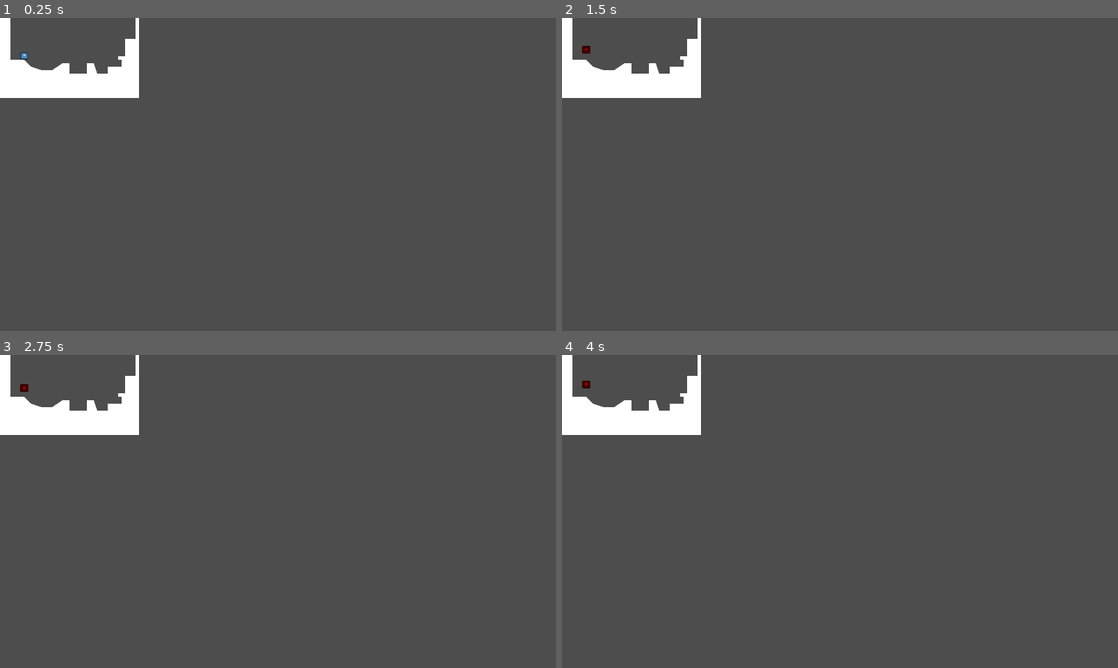
Above: before the commit, frames 1-4 (two rows, left to right).
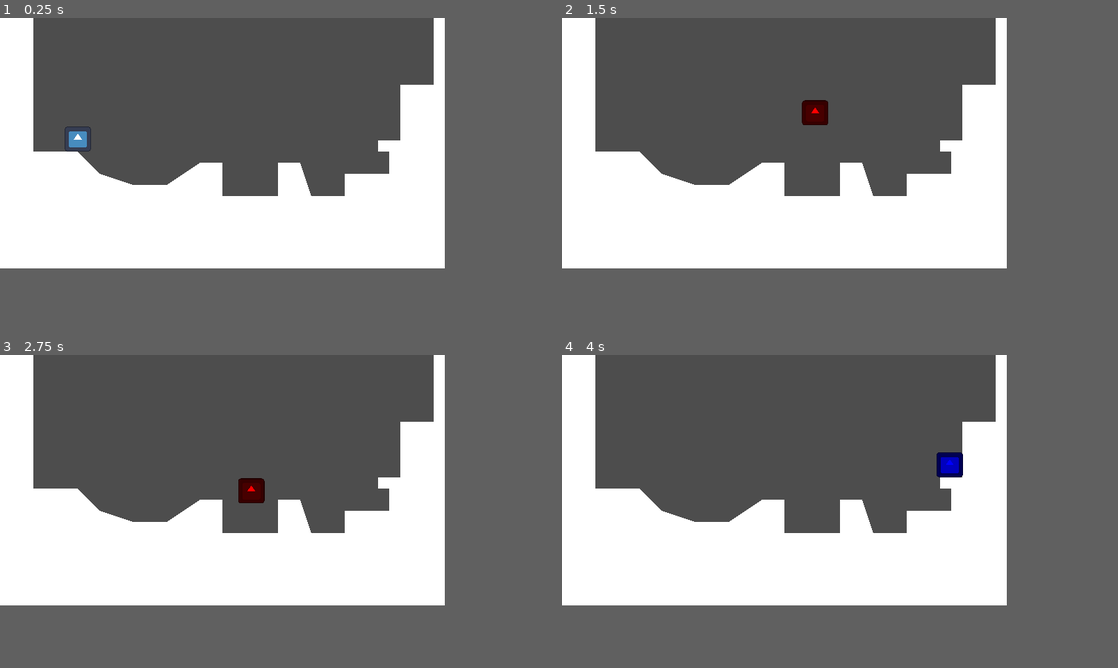
Above: after the commit, the same moments.

Repository: elderaka/internpro
Game: Godot game, scene res://World/test_world.tscn
The game is run twice, just before and just after one commit, with the same random seed, the same clock (stepped at 60 frames per second) and the same inputs. The engine's default icon, where the game draws it, is replaced by a stand-in: a white triangle on a blue panel in a dark square.
Inputs:
- Up to frame 1 (0.25 s): no input
- Up to frame 2 (1.5 s): tap Enter (ui_accept) at 0.5, 0.6 s; hold D (right) from 0.53 s (still down); tap Space (jump, bound only after the commit) at 0.77, 0.8, 1.07, 1.35 s
- Up to frame 3 (2.75 s): tap Space (jump, bound only after the commit) at 1.52, 1.82, 2.3 s; tap Enter (ui_accept) at 1.55, 2.1 s; release D (right) at 2.03 s; hold A (left) from 2.03 s (still down)
- Up to frame 4 (4 s): release A (left) at 2.78 s; hold D (right) from 2.78 s (still down); tap Enter (ui_accept) at 2.85 s; tap Space (jump, bound only after the commit) at 3.02, 3.32, 3.6, 3.77 s
In our replay, the window is 800x450 before the commit and 640x360 after it. These sizes can differ from the game's own. Grey fills any space a smaller window leaves; there, only what the larger window draws over its background counts as a difference.

The runs differ from the first frame. In frame 1, 31% of the frame differs, in the area x 0-80%, y 0-80%; in frame 2, 31%; in frame 3, 31%; in frame 4, 31%.

Commit message:
change keybinding

Diff:
--- a/World/Player/player.gd
+++ b/World/Player/player.gd
@@ -15,7 +15,7 @@
 func _physics_process(delta):
 	apply_gravity(delta)
 	handle_jump()
-	var direction = Input.get_axis("ui_left", "ui_right")
+	var direction = Input.get_axis("left", "right")
 	handle_acceleration(direction, delta)
 	apply_friction(direction, delta)
 	update_sprite(direction)
@@ -31,10 +31,10 @@
 
 func handle_jump():
 	if is_on_floor() or timer.time_left:
-		if Input.is_action_just_pressed("ui_accept"):
+		if Input.is_action_just_pressed("jump"):
 			velocity.y = JUMP_VELOCITY
 	if not is_on_floor():
-		if Input.is_action_just_released("ui_accept") and velocity.y < JUMP_VELOCITY / 2:
+		if Input.is_action_just_released("jump") and velocity.y < JUMP_VELOCITY / 2:
 			velocity.y = JUMP_VELOCITY / 2
 
 func handle_acceleration(direction, delta):
--- a/project.godot
+++ b/project.godot
@@ -21,9 +21,38 @@
 window/size/viewport_height=180
 window/size/window_width_override=1280
 window/size/window_height_override=720
+window/stretch/mode="canvas_items"
 
 [input]
 
+ui_left={
+"deadzone": 0.5,
+"events": [Object(InputEventKey,"resource_local_to_scene":false,"resource_name":"","device":0,"window_id":0,"alt_pressed":false,"shift_pressed":false,"ctrl_pressed":false,"meta_pressed":false,"pressed":false,"keycode":4194319,"physical_keycode":0,"key_label":0,"unicode":4194319,"echo":false,"script":null)
+, Object(InputEventJoypadButton,"resource_local_to_scene":false,"resource_name":"","device":0,"button_index":13,"pressure":0.0,"pressed":false,"script":null)
+, Object(InputEventKey,"resource_local_to_scene":false,"resource_name":"","device":0,"window_id":0,"alt_pressed":false,"shift_pressed":false,"ctrl_pressed":false,"meta_pressed":false,"pressed":false,"keycode":65,"physical_keycode":0,"key_label":0,"unicode":0,"echo":false,"script":null)
+]
+}
+ui_right={
+"deadzone": 0.5,
+"events": [Object(InputEventKey,"resource_local_to_scene":false,"resource_name":"","device":0,"window_id":0,"alt_pressed":false,"shift_pressed":false,"ctrl_pressed":false,"meta_pressed":false,"pressed":false,"keycode":4194321,"physical_keycode":0,"key_label":0,"unicode":4194321,"echo":false,"script":null)
+, Object(InputEventJoypadButton,"resource_local_to_scene":false,"resource_name":"","device":0,"button_index":14,"pressure":0.0,"pressed":false,"script":null)
+, Object(InputEventKey,"resource_local_to_scene":false,"resource_name":"","device":-1,"window_id":0,"alt_pressed":false,"shift_pressed":false,"ctrl_pressed":false,"meta_pressed":false,"pressed":false,"keycode":68,"physical_keycode":0,"key_label":0,"unicode":100,"echo":false,"script":null)
+]
+}
+ui_up={
+"deadzone": 0.5,
+"events": [Object(InputEventKey,"resource_local_to_scene":false,"resource_name":"","device":0,"window_id":0,"alt_pressed":false,"shift_pressed":false,"ctrl_pressed":false,"meta_pressed":false,"pressed":false,"keycode":4194320,"physical_keycode":0,"key_label":0,"unicode":4194320,"echo":false,"script":null)
+, Object(InputEventJoypadButton,"resource_local_to_scene":false,"resource_name":"","device":0,"button_index":11,"pressure":0.0,"pressed":false,"script":null)
+, Object(InputEventKey,"resource_local_to_scene":false,"resource_name":"","device":-1,"window_id":0,"alt_pressed":false,"shift_pressed":false,"ctrl_pressed":false,"meta_pressed":false,"pressed":false,"keycode":87,"physical_keycode":0,"key_label":0,"unicode":119,"echo":false,"script":null)
+]
+}
+ui_down={
+"deadzone": 0.5,
+"events": [Object(InputEventKey,"resource_local_to_scene":false,"resource_name":"","device":0,"window_id":0,"alt_pressed":false,"shift_pressed":false,"ctrl_pressed":false,"meta_pressed":false,"pressed":false,"keycode":4194322,"physical_keycode":0,"key_label":0,"unicode":4194322,"echo":false,"script":null)
+, Object(InputEventJoypadButton,"resource_local_to_scene":false,"resource_name":"","device":0,"button_index":12,"pressure":0.0,"pressed":false,"script":null)
+, Object(InputEventKey,"resource_local_to_scene":false,"resource_name":"","device":-1,"window_id":0,"alt_pressed":false,"shift_pressed":false,"ctrl_pressed":false,"meta_pressed":false,"pressed":false,"keycode":83,"physical_keycode":0,"key_label":0,"unicode":115,"echo":false,"script":null)
+]
+}
 left={
 "deadzone": 0.5,
 "events": [Object(InputEventKey,"resource_local_to_scene":false,"resource_name":"","device":-1,"window_id":0,"alt_pressed":false,"shift_pressed":false,"ctrl_pressed":false,"meta_pressed":false,"pressed":false,"keycode":0,"physical_keycode":65,"key_label":0,"unicode":97,"echo":false,"script":null)
@@ -39,3 +68,13 @@
 "events": [Object(InputEventKey,"resource_local_to_scene":false,"resource_name":"","device":-1,"window_id":0,"alt_pressed":false,"shift_pressed":false,"ctrl_pressed":false,"meta_pressed":false,"pressed":false,"keycode":0,"physical_keycode":87,"key_label":0,"unicode":119,"echo":false,"script":null)
 ]
 }
+jump={
+"deadzone": 0.5,
+"events": [Object(InputEventKey,"resource_local_to_scene":false,"resource_name":"","device":-1,"window_id":0,"alt_pressed":false,"shift_pressed":false,"ctrl_pressed":false,"meta_pressed":false,"pressed":false,"keycode":0,"physical_keycode":32,"key_label":0,"unicode":32,"echo":false,"script":null)
+, Object(InputEventKey,"resource_local_to_scene":false,"resource_name":"","device":-1,"window_id":0,"alt_pressed":false,"shift_pressed":false,"ctrl_pressed":false,"meta_pressed":false,"pressed":false,"keycode":0,"physical_keycode":87,"key_label":0,"unicode":119,"echo":false,"script":null)
+]
+}
+
+[rendering]
+
+textures/canvas_textures/default_texture_filter=0
